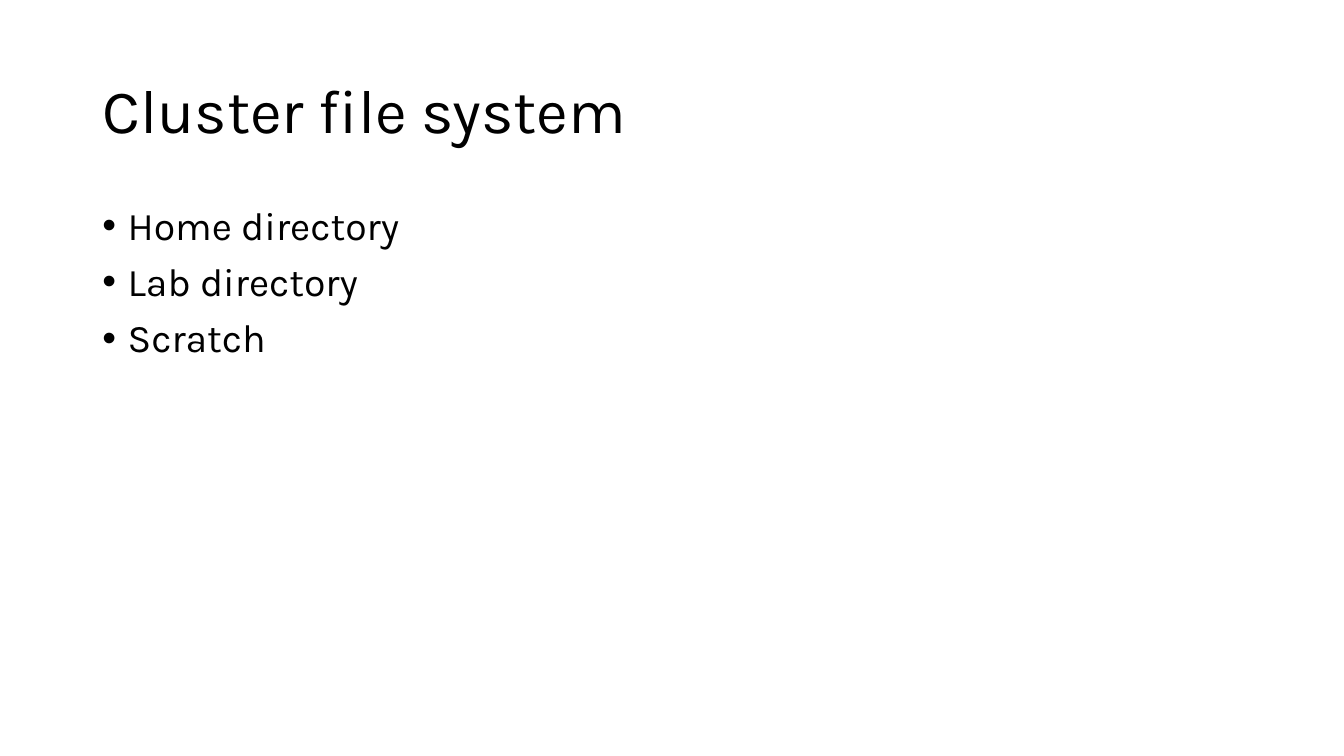
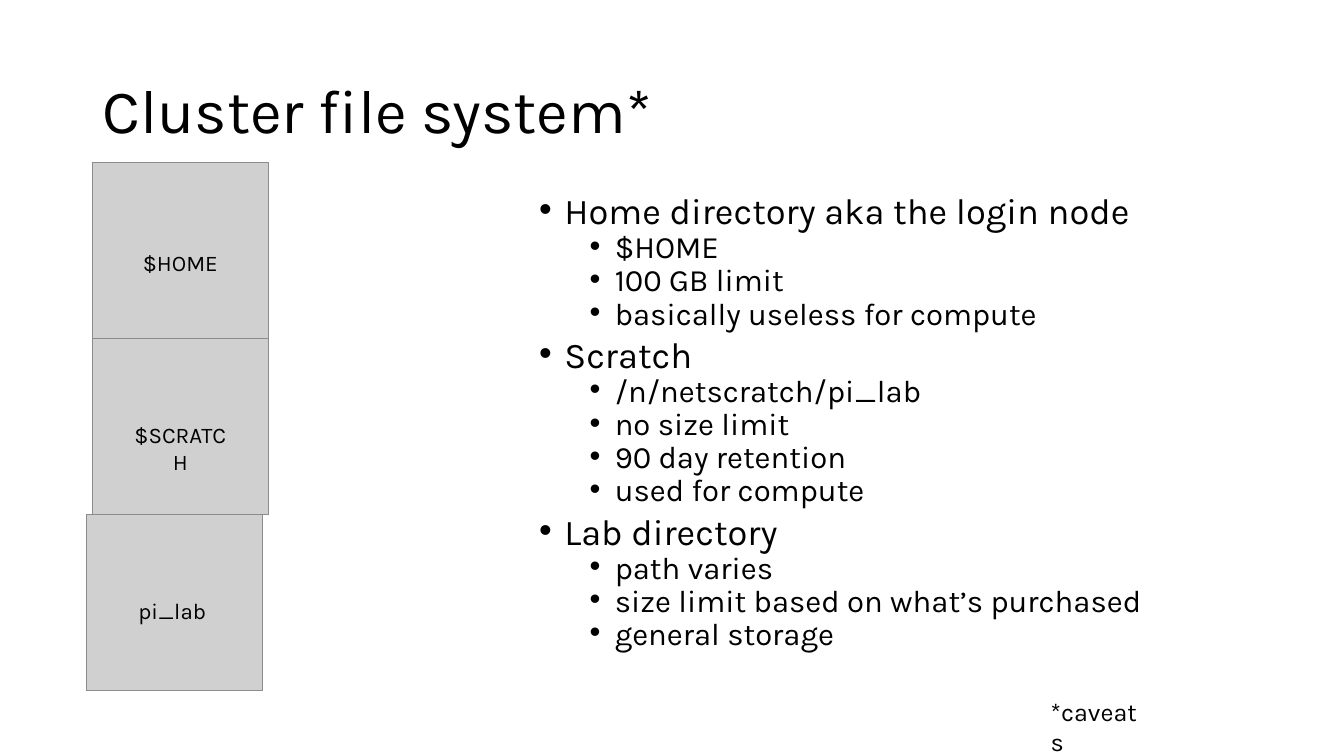
Before and after one commit to harvardinformatics/short-trainings, a slide deck: slide 54 of cmd-line-101/filesystems.pptx. Drawn at 1344x756 pixels with LibreOffice and Linux fonts; fonts in the diff are those of the drawing; grey boxes stand for pictures. Boxes give left, top, right and bottom in pixels: in the first picture for what was removed or moved away, otherwise in the second. Text is boxed around its words. In the diff, an @@ line names an element or a change of style, - is before the commit and + after.

```diff
--- a/cmd-line-101/filesystems.pptx
+++ b/cmd-line-101/filesystems.pptx
@@ title at (102, 90, 652, 148): text changed @@
-Cluster file system
+Cluster file system*
@@ picture added at (93, 163, 269, 340) @@
@@ text "Home directory aka the login ...": place and size @@
-text "Home directory aka the login ..." at (128, 213, 399, 353)
+text "Home directory aka the login ..." at (564, 199, 1142, 653)
@@ text at (564, 199, 1130, 509): text changed; size 28 to 22.2 pt @@
-• Home directory
+• Home directory aka the login node
+  • $HOME
+  • 100 GB limit
+  • basically useless for compute
+• Scratch
+  • /n/netscratch/pi_lab
+  • no size limit
+  • 90 day retention
+  • used for compute
@@ text added at (143, 255, 218, 273), 16 pt, text #000000 @@
+$HOME
@@ picture added at (93, 339, 269, 515) @@
@@ text added at (564, 343, 692, 369), 16 pt, text #000000 @@
+$SCRATCH
@@ picture added at (87, 515, 263, 692) @@
@@ text at (564, 520, 777, 554): size 28 to 25.9 pt in "Lab directory"; line spacing 0.9 to 0.7 @@
@@ text at (615, 551, 1142, 653): text changed; size 28 to 22.2 pt @@
-• Scratch
+  • path varies
+  • size limit based on what’s purchased
+  • general storage
@@ text added at (138, 603, 206, 625), 16 pt, text #000000 @@
+pi_lab
@@ text added at (1042, 691, 1159, 731), 18 pt, text #000000 @@
+*caveats
```
Also in this commit, not shown: 6 slides added.
